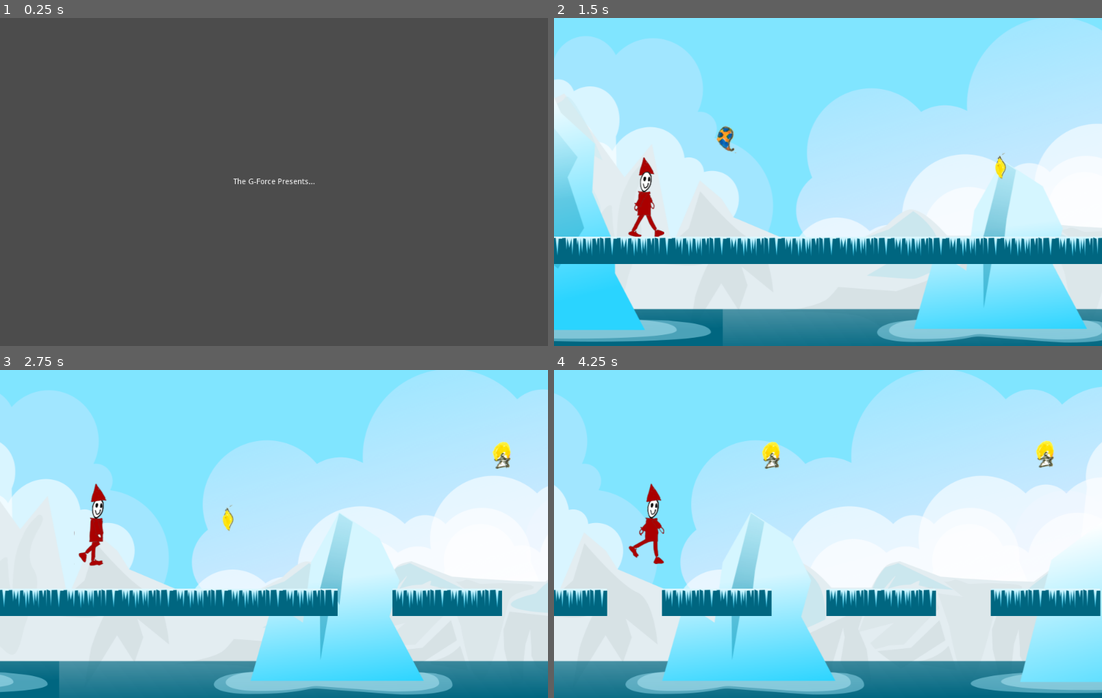
Above: before the commit, frames 1-4 (two rows, left to right).
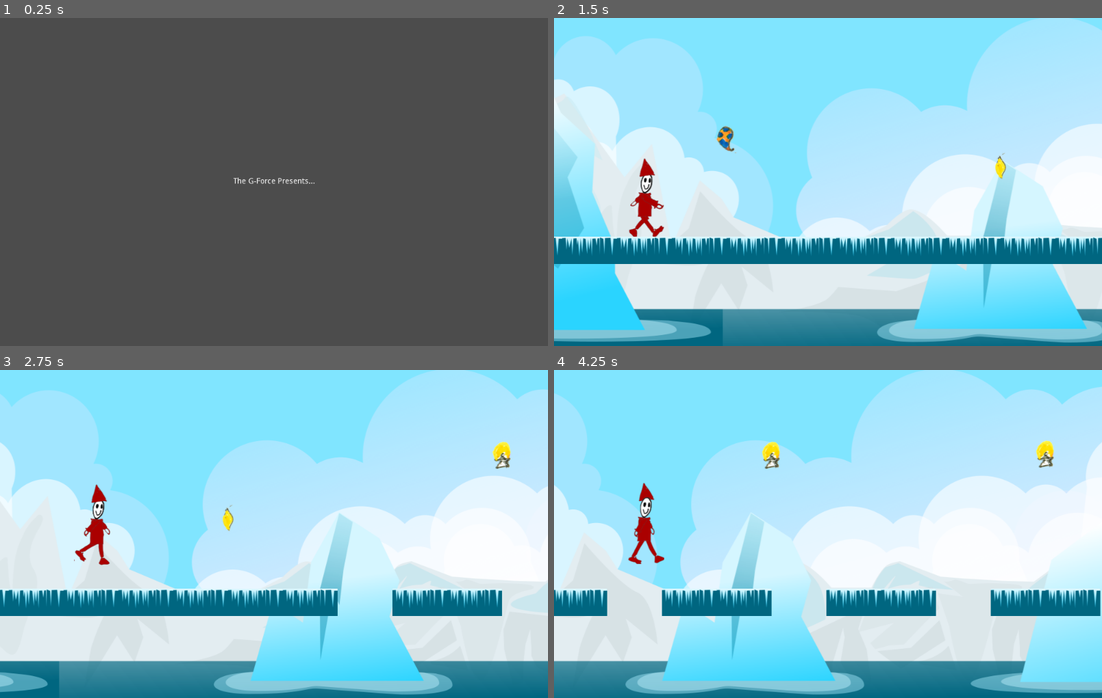
Above: after the commit, the same moments.

Repository: the-g-force/FamJam-December2020
Game: Godot game, scene res://src/SplashScreen.tscn
The game is run twice, just before and just after one commit, with the same random seed, the same clock (stepped at 60 frames per second) and the same inputs. Sound files missing from this copy of the repository are replaced by a short silence.
Inputs (mouse positions are in pixels of both pictures, inside the frame that each line leads up to):
- Up to frame 1 (0.25 s): no input
- Up to frame 2 (1.5 s): tap Enter at 0.5 s; move the mouse to (948, 165) at 0.52 s; tap Space (jump) at 0.6, 0.77, 1.07 s; click (948, 165) at 0.67 s; click "PLAY" at 1.25 s
- Up to frame 3 (2.75 s): move the mouse to (164, 550) at 2.02 s; tap Space (jump) at 2.1, 2.27, 2.57 s; click (164, 550) at 2.17 s
- Up to frame 4 (4.25 s): move the mouse to (882, 461) at 2.77 s; tap Space (jump) at 2.85, 3.6, 3.77, 4.07 s; click (882, 461) at 2.92 s; move the mouse to (800, 599) at 3.52 s; click (800, 599) at 3.67 s

The runs differ from the first frame. In frame 1, less than 0.1% of the frame differs, in the area x 42-58%, y 48-51%; in frame 2, 0.4%; in frame 3, 0.4%; in frame 4, 0.8%, in the area x 13-21%, y 34-60%.

Commit message:
Add all sfx

Diff:
--- /dev/null
+++ b/project/default_bus_layout.tres
@@ -0,0 +1,15 @@
+[gd_resource type="AudioBusLayout" format=2]
+
+[resource]
+bus/1/name = "SFX"
+bus/1/solo = false
+bus/1/mute = false
+bus/1/bypass_fx = false
+bus/1/volume_db = 0.0
+bus/1/send = "Master"
+bus/2/name = "Music"
+bus/2/solo = false
+bus/2/mute = false
+bus/2/bypass_fx = false
+bus/2/volume_db = -4.50411
+bus/2/send = "Master"
--- a/project/src/Elf.gd
+++ b/project/src/Elf.gd
@@ -9,17 +9,19 @@
 export var short_jump_velocity_scale := 0.4
 
 var _velocity := Vector2.ZERO
-var was_pressed_last_frame = false
+var _was_pressed_last_frame = false
+
+onready var _jump_sound := $JumpSound
 
 
 func _input(event):
 	if event is InputEventMouseButton and event.is_pressed():
-		if not was_pressed_last_frame:
-			was_pressed_last_frame = true
+		if not _was_pressed_last_frame:
+			_was_pressed_last_frame = true
 			Input.action_press("jump")
 	elif event is InputEventMouseButton and not event.is_pressed():
-		if was_pressed_last_frame:
-			was_pressed_last_frame = false
+		if _was_pressed_last_frame:
+			_was_pressed_last_frame = false
 			Input.action_release("jump")
 
 
@@ -35,6 +37,7 @@
 
 	if is_on_floor() and Input.is_action_just_pressed("jump"):
 		_velocity.y = -jump_power
+		_jump_sound.play()
 
 	if _velocity.y < 0.0 and Input.is_action_just_released("jump"):
 		_velocity.y *= short_jump_velocity_scale
--- a/project/src/Elf.tscn
+++ b/project/src/Elf.tscn
@@ -1,7 +1,8 @@
-[gd_scene load_steps=15 format=2]
+[gd_scene load_steps=16 format=2]
 
 [ext_resource path="res://src/Elf.gd" type="Script" id=1]
 [ext_resource path="res://assets/walking-sprite-66x150.png" type="Texture" id=2]
+[ext_resource path="res://assets/hup.wav" type="AudioStream" id=3]
 
 [sub_resource type="RectangleShape2D" id=1]
 extents = Vector2( 33, 75 )
@@ -78,4 +79,9 @@
 position = Vector2( 2.32352, -76.9511 )
 frames = SubResource( 12 )
 animation = "walk"
+frame = 4
 playing = true
+
+[node name="JumpSound" type="AudioStreamPlayer" parent="."]
+stream = ExtResource( 3 )
+bus = "SFX"
--- a/project/src/Jukebox.tscn
+++ b/project/src/Jukebox.tscn
@@ -5,4 +5,5 @@
 
 [node name="AudioStreamPlayer" type="AudioStreamPlayer"]
 stream = ExtResource( 1 )
+bus = "Music"
 script = ExtResource( 2 )
--- a/project/src/SplashScreen.tscn
+++ b/project/src/SplashScreen.tscn
@@ -3,14 +3,10 @@
 [ext_resource path="res://src/SplashScreen.gd" type="Script" id=1]
 
 [node name="SplashScreen" type="Control"]
-anchor_left = 0.5
-anchor_top = 0.5
-anchor_right = 0.5
-anchor_bottom = 0.5
-margin_left = -500.0
-margin_top = -300.0
-margin_right = 500.0
-margin_bottom = 300.0
+anchor_right = 1.0
+anchor_bottom = 1.0
+margin_top = -1.33484
+margin_bottom = -1.33484
 script = ExtResource( 1 )
 __meta__ = {
 "_edit_use_anchors_": false
--- a/project/src/TestLevel.gd
+++ b/project/src/TestLevel.gd
@@ -9,9 +9,12 @@
 export var upper_variation_limit := 200
 
 var _tile_index := 0
+var _fell := false
 
 onready var _tiles := $Tiles
 onready var _camera := $Camera2D
+onready var _fall_sound := $FallSound
+onready var _pickup_sound := $PickupSound
 
 func _ready():
 	Jukebox.play_music()
@@ -62,16 +65,19 @@
 
 
 func _on_Ornament_entered(_body, ornament:Node2D):
+	_pickup_sound.play()
 	GameState.ornaments.append(ornament)
 	ornament.get_parent().call_deferred("remove_child", ornament)
 
 
 func _process(_delta):
 	_camera.position.x = $Elf.position.x + 334
-	if $Elf.position.y > 700:
-		_game_over()
+	if $Elf.position.y > 450 and not _fell:
+		_fell = true
+		_fall_sound.play()
+		_fall_sound.connect("finished", self, "_game_over")
 
 
 func _game_over():
 	$Elf.queue_free()
-	get_tree().change_scene("res://src/EndScreen.tscn")
+	var _ignored := get_tree().change_scene("res://src/EndScreen.tscn")
--- a/project/src/TestLevel.tscn
+++ b/project/src/TestLevel.tscn
@@ -1,9 +1,11 @@
-[gd_scene load_steps=5 format=2]
+[gd_scene load_steps=7 format=2]
 
 [ext_resource path="res://src/Elf.tscn" type="PackedScene" id=1]
 [ext_resource path="res://src/TestLevel.gd" type="Script" id=2]
 [ext_resource path="res://assets/background.png" type="Texture" id=3]
 [ext_resource path="res://assets/background2.png" type="Texture" id=4]
+[ext_resource path="res://assets/fall.wav" type="AudioStream" id=5]
+[ext_resource path="res://assets/ornament.wav" type="AudioStream" id=6]
 
 [node name="TestLevel" type="Node2D"]
 script = ExtResource( 2 )
@@ -41,3 +43,11 @@
 [node name="Sprite" type="Sprite" parent="ParallaxBackground/GlacierLayer"]
 texture = ExtResource( 4 )
 centered = false
+
+[node name="FallSound" type="AudioStreamPlayer" parent="."]
+stream = ExtResource( 5 )
+bus = "SFX"
+
+[node name="PickupSound" type="AudioStreamPlayer" parent="."]
+stream = ExtResource( 6 )
+bus = "SFX"
Not shown, added: project/assets/fall.wav.import
Not shown, added: project/assets/hup.wav.import
Not shown, added: project/assets/ornament.wav.import
Not shown, added: project/assets/fall.wav
Not shown, added: project/assets/hup.wav
Not shown, added: project/assets/ornament.wav
